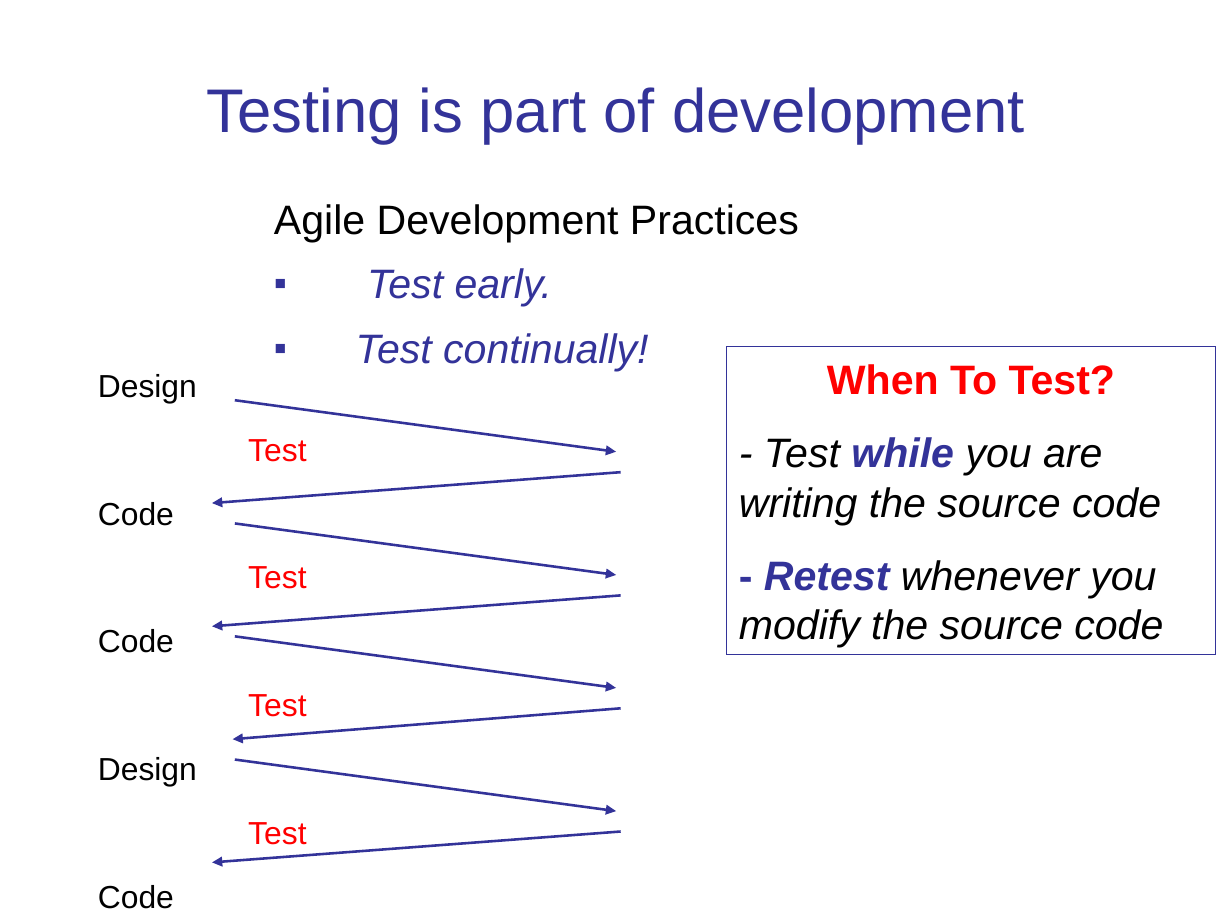
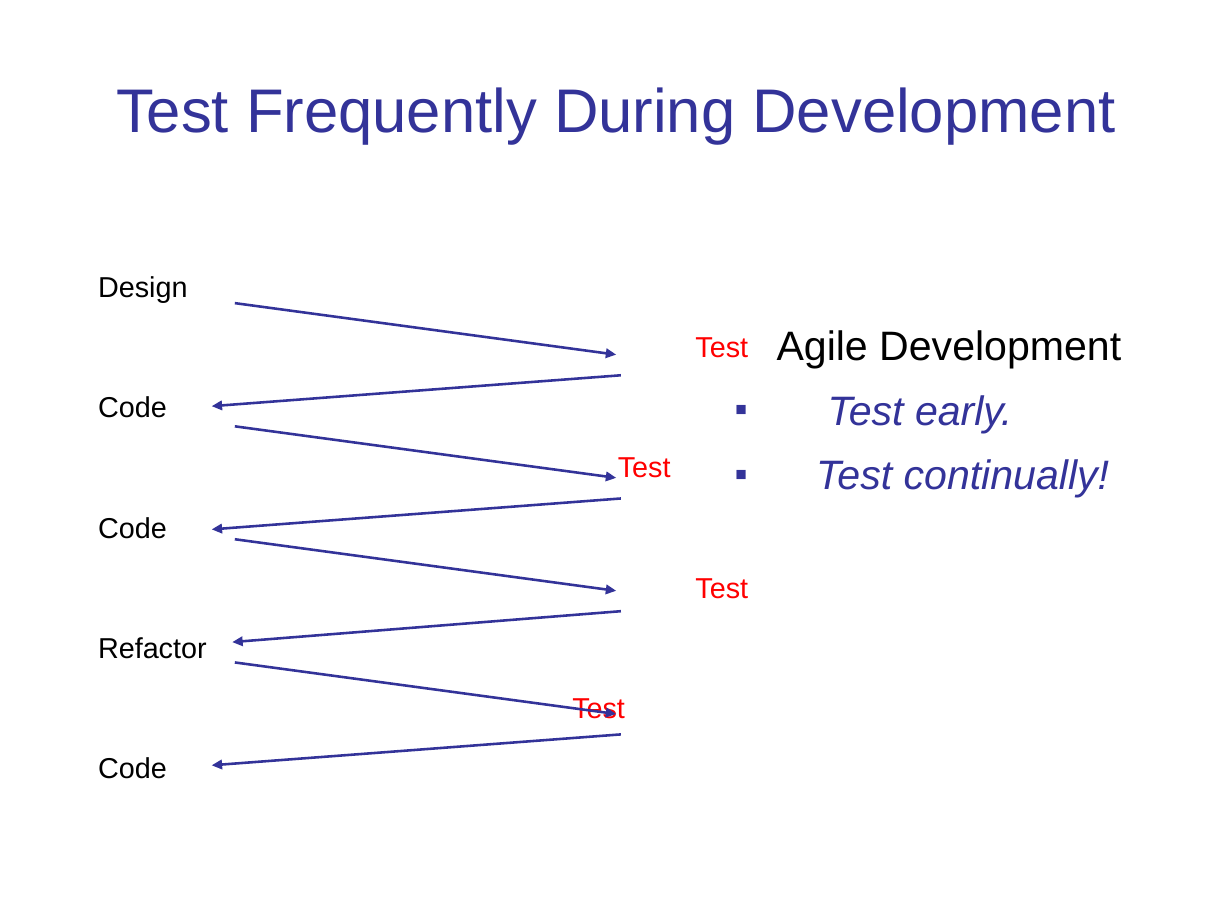
Before and after one commit to cpske/ISP, a slide deck: slide 5 of testing/Intro-to-Unit-Testing.ppt. Drawn at 1232x924 pixels with LibreOffice and Linux fonts; fonts in the diff are those of the drawing. Boxes give left, top, right and bottom in pixels: in the first picture for what was removed or moved away, otherwise in the second. Text is boxed around its words. In the diff, an @@ line names an element or a change of style, - is before the commit and + after.

```diff
--- a/testing/Intro-to-Unit-Testing.ppt
+++ b/testing/Intro-to-Unit-Testing.ppt
@@ title at [116, 87, 1116, 144]: text changed @@
-Testing is part of development
+Test Frequently During Development
@@ text at [274, 204, 799, 242]: text changed @@
-Agile Development Practices
+Agile Development
@@ text "Design": place and size @@
-text "Design" at [98, 374, 306, 909]
+text "Design" at [98, 276, 748, 779]
@@ text at [98, 276, 748, 779]: size 18.6 to 16.8 pt in "Design", "Test", "Code", "Test" and 4 more places @@
@@ arrow moved from (237, 760) - (616, 811) to (237, 303) - (616, 355) @@
@@ text "Agile Development": place and size @@
-text "Agile Development" at [274, 204, 799, 372]
+text "Agile Development" at [816, 395, 1109, 498]
@@ rectangle removed at [727, 346, 1216, 654] @@
-When To Test?
-- Test while you are writing the source code
-- Retest whenever you modify the source code
@@ arrow moved from (620, 832) - (212, 862) to (620, 376) - (212, 407) @@
@@ 3 arrows: place and size @@
-3 arrows at [212, 400, 620, 687]
+3 arrows at [212, 426, 620, 715]
@@ arrow moved from (237, 524) - (616, 575) to (237, 540) - (616, 591) @@
@@ arrow moved from (620, 595) - (212, 626) to (620, 611) - (233, 642) @@
@@ text at [98, 637, 207, 659]: text changed; size 18.6 to 16.8 pt @@
-Design
+Refactor
@@ arrow moved from (620, 708) - (233, 739) to (620, 734) - (212, 765) @@
```
Also in this commit, not shown: 8 other slides changed, 8 slides added, 4 slides removed, 6 other files.
